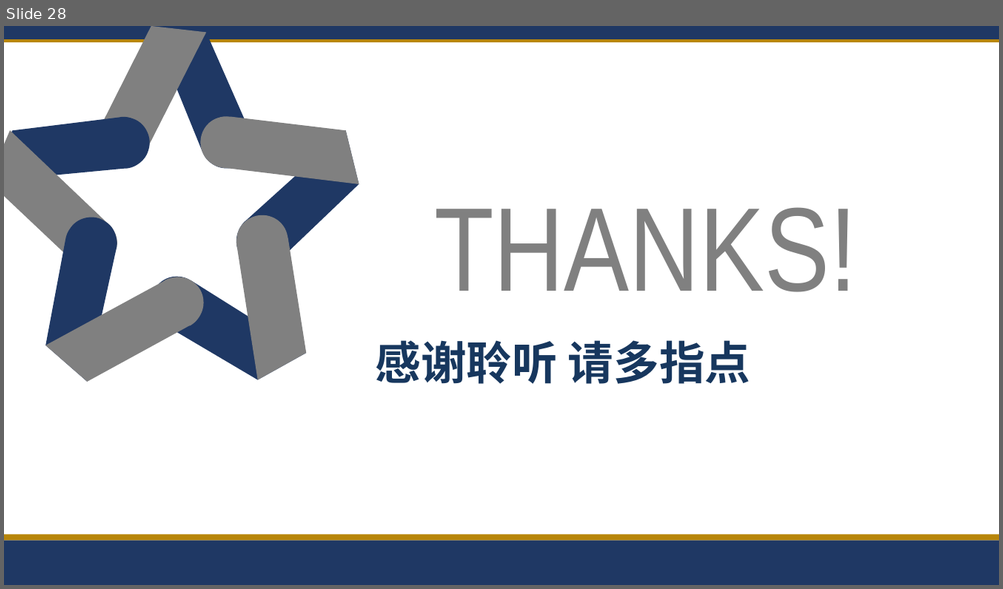
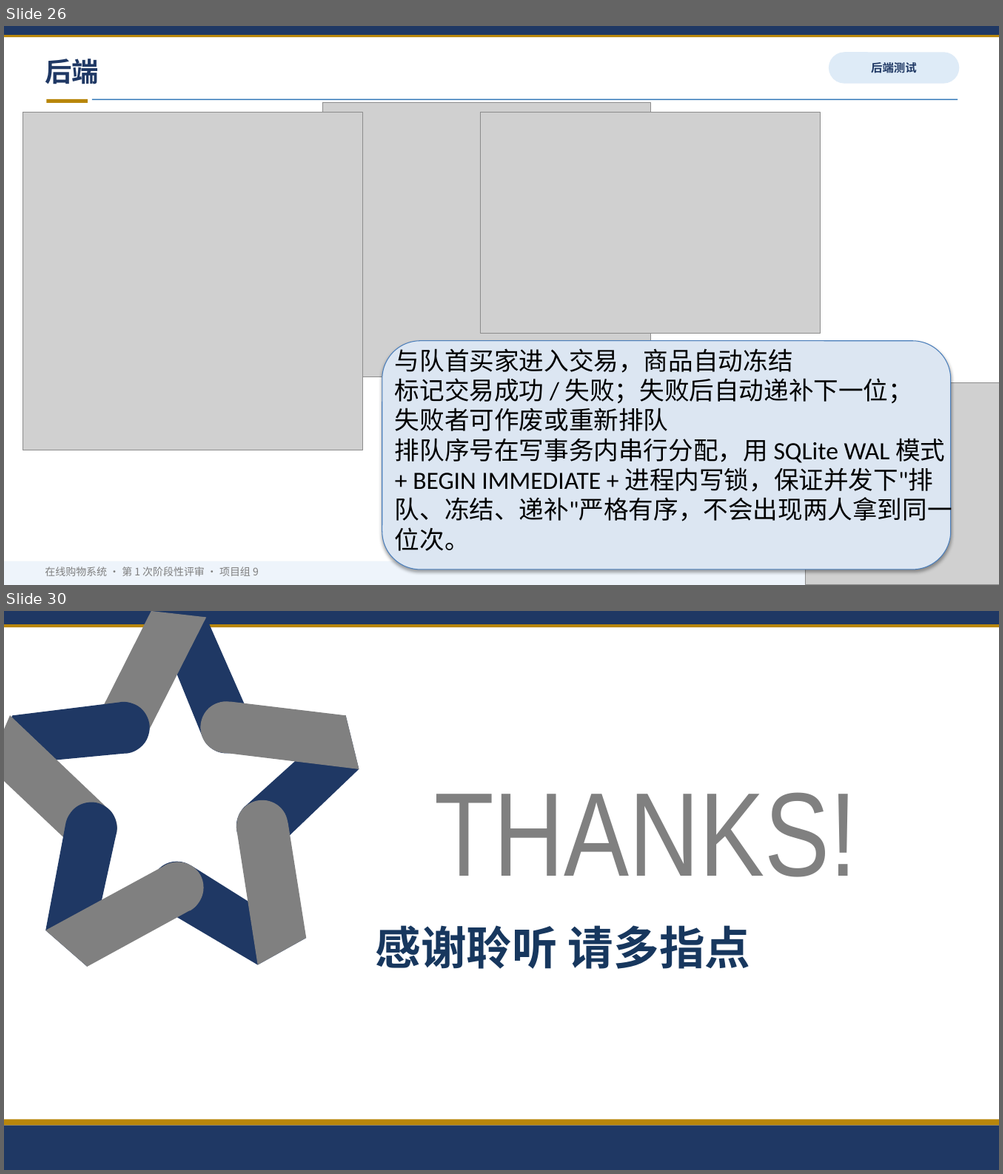
Before and after one commit to tyq-arch/single-merchant-shop-9, a slide deck: docs/第1次阶段性评审_第九组.pptx. Shown one above the other, each under a label of ours: slide 28 before the commit, slides 26 and 30 after it; the slides between them are not shown. The pictures are 1003x589 and 1003x1174 pixels, drawn with LibreOffice and Linux fonts; fonts in the diff are those of the drawing; grey boxes stand for pictures. Boxes give left, top, right and bottom in pixels: in the first picture for what was removed or moved away, otherwise in the second. Text is boxed around its words. In the diff, an @@ line names an element or a change of style, - is before the commit and + after.

```diff
--- a/docs/第1次阶段性评审_第九组.pptx
+++ b/docs/第1次阶段性评审_第九组.pptx
@@ slide 26 added at (4,26,999,585), background #FFFFFF @@
@@ rectangle added at (4,26,999,35), fill #1F3864 @@
@@ rectangle added at (4,35,999,37), fill #B8860B @@
@@ text added at (45,59,99,84), 26 pt, text #1F3864, bold @@
+后端
@@ rounded rectangle added at (828,52,959,84), fill #DEEBF7, 11 pt, text #1F3864, bold @@
+后端测试
@@ picture added at (22,112,362,450) @@
@@ rectangle added at (46,99,88,103), fill #B8860B @@
@@ rectangle added at (92,99,958,100), fill #2E75B6 @@
@@ picture added at (323,102,651,377) @@
@@ picture added at (480,112,819,333) @@
@@ rounded rectangle added at (382,340,950,570), fill #DCE6F2, outline #4B7EBC 0.75 pt @@
@@ text added at (395,344,952,551), 24 pt, text #000000 @@
+与队首买家进入交易，商品自动冻结
+标记交易成功 / 失败；失败后自动递补下一位；
+失败者可作废或重新排队
+排队序号在写事务内串行分配，用 SQLite WAL 模式+ BEGIN IMMEDIATE + 进程内写锁，保证并发下"排队、冻结、递补"严格有序，不会出现两人拿到同一位次。
@@ picture added at (805,383,999,585) @@
@@ rectangle added at (4,562,999,585), fill #EEF4FB @@
@@ text added at (45,567,259,577), 10 pt, text #7F7F7F @@
+在线购物系统 · 第 1 次阶段性评审 · 项目组 9
@@ what was slide 28 is now slide 30 @@
```
Also in this commit, not shown: 16 slides changed, 1 other slide added.
